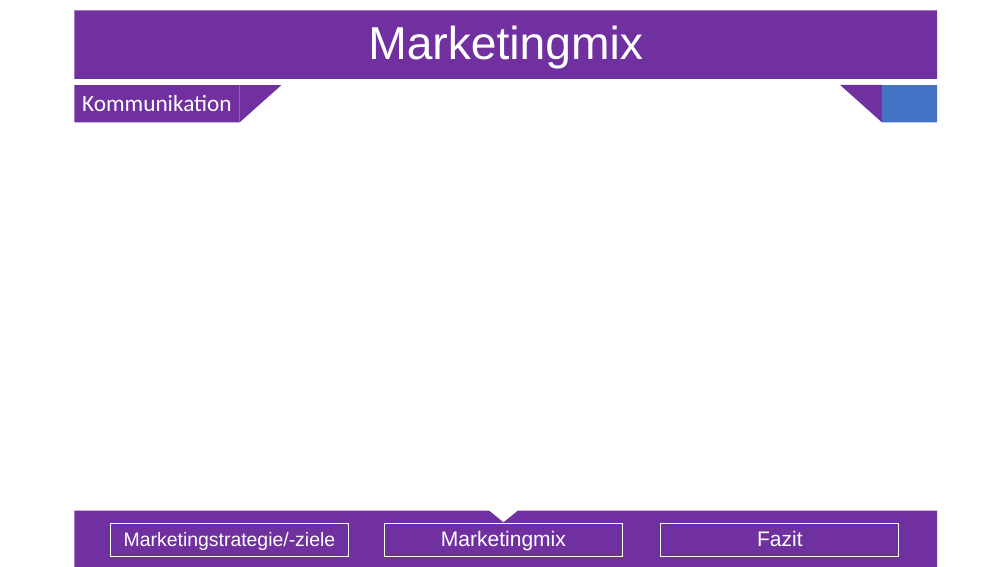
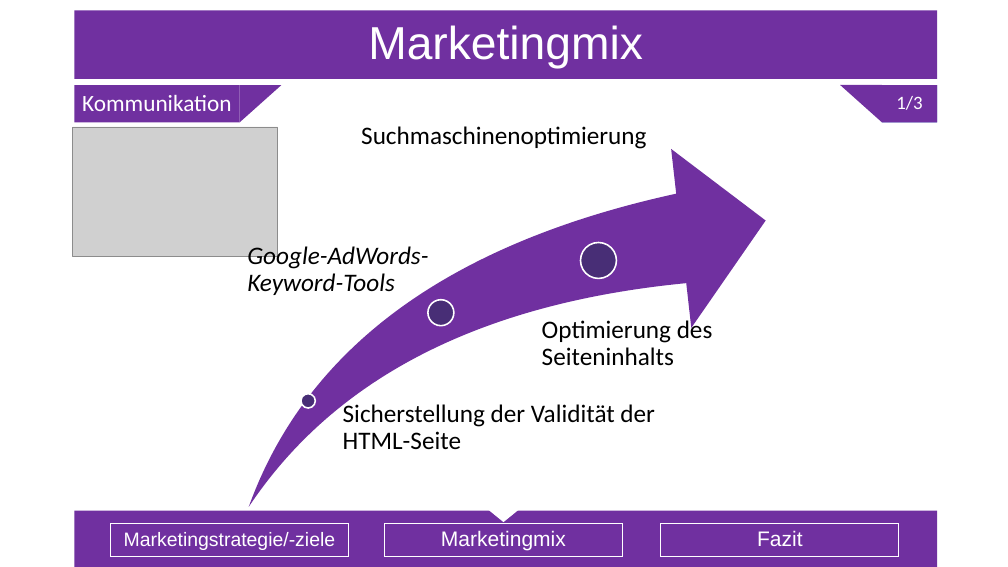
Before and after one commit to Sl0thking/mp_gproz_scrumiverse, a slide deck: slide 18 of 5_Präsentation/Projektpräsentation_Serfling.pptx. Drawn at 1008x567 pixels with LibreOffice and Linux fonts; fonts in the diff are those of the drawing; grey boxes stand for pictures. Boxes give left, top, right and bottom in pixels: in the first picture for what was removed or moved away, otherwise in the second. Text is boxed around its words. In the diff, an @@ line names an element or a change of style, - is before the commit and + after.

```diff
--- a/5_Präsentation/Projektpräsentation_Serfling.pptx
+++ b/5_Präsentation/Projektpräsentation_Serfling.pptx
@@ text added at [882, 85, 938, 123], fill #7030A0, 18 pt, text #FFFFFF @@
+1/3
@@ picture added at [73, 127, 278, 256] @@
@@ text added at [361, 126, 646, 149], 24 pt, text #000000 @@
+Suchmaschinenoptimierung
@@ group added at [247, 149, 766, 507]: 3 ellipses, 3 texts, 1 swoosh arrow @@
+Sicherstellung der Validität der HTML-Seite
+Google-AdWords-Keyword-Tools
+Optimierung des Seiteninhalts
```
Also in this commit, not shown: 2 other slides changed, 2 slides added.
